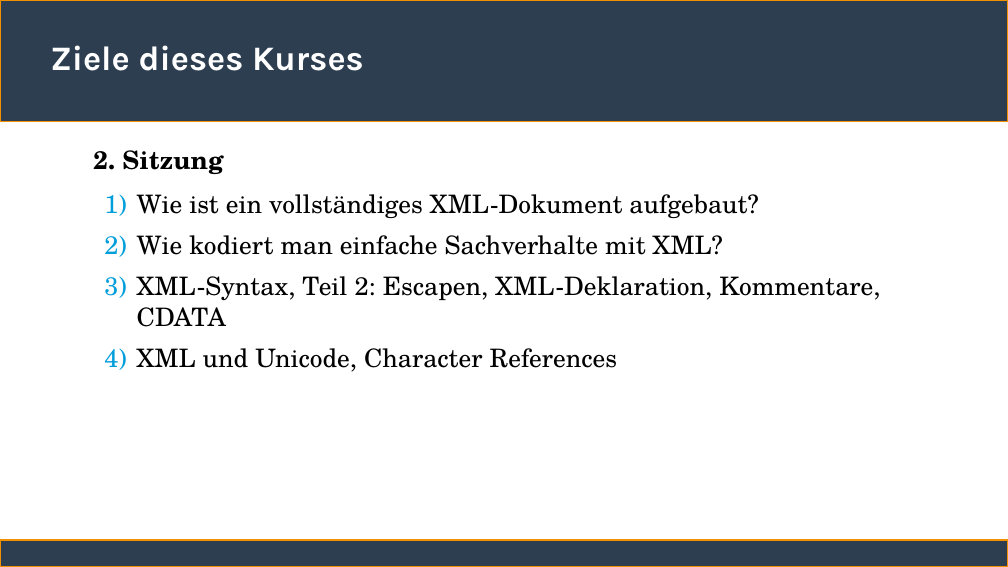
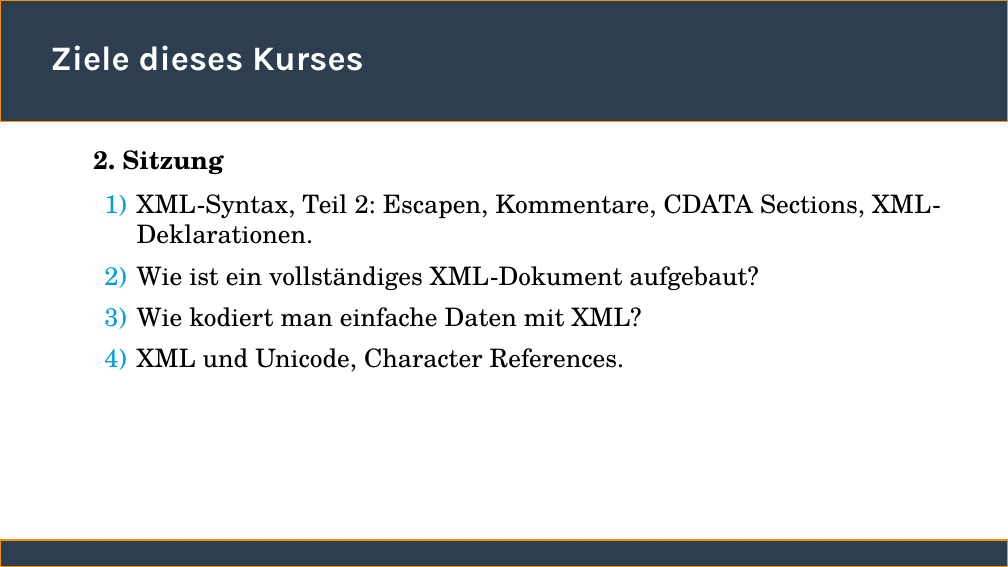
Before and after one commit to ChristianSonderUniSG/xml-kurs, a slide deck: slide 3 of sitzung_1/sitzung_1.odp. Drawn at 1008x567 pixels with LibreOffice and Linux fonts; fonts in the diff are those of the drawing. Boxes give left, top, right and bottom in pixels: in the first picture for what was removed or moved away, otherwise in the second. Text is boxed around its words. In the diff, an @@ line names an element or a change of style, - is before the commit and + after.

```diff
--- a/sitzung_1/sitzung_1.odp
+++ b/sitzung_1/sitzung_1.odp
@@ text at [137,194,941,244]: paragraph added @@
+  1) XML-Syntax, Teil 2: Escapen, Kommentare, CDATA Sections, XML-Deklarationen.
@@ text at [137,307,642,372]: text changed @@
-  2) Wie kodiert man einfache Sachverhalte mit XML?
-  3) XML-Syntax, Teil 2: Escapen, XML-Deklaration, Kommentare, CDATA
-  4) XML und Unicode, Character References
+  3) Wie kodiert man einfache Daten mit XML?
+  4) XML und Unicode, Character References.
```
Also in this commit, not shown: 2 other slides changed, 4 other files.
